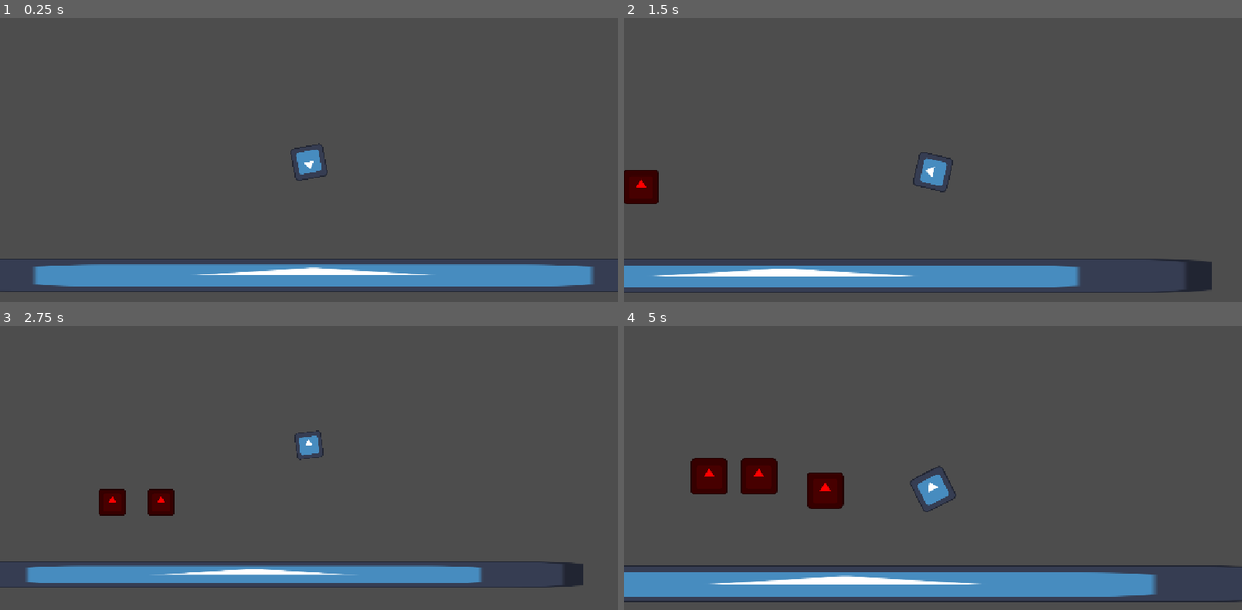
Above: before the commit, frames 1-4 (two rows, left to right).
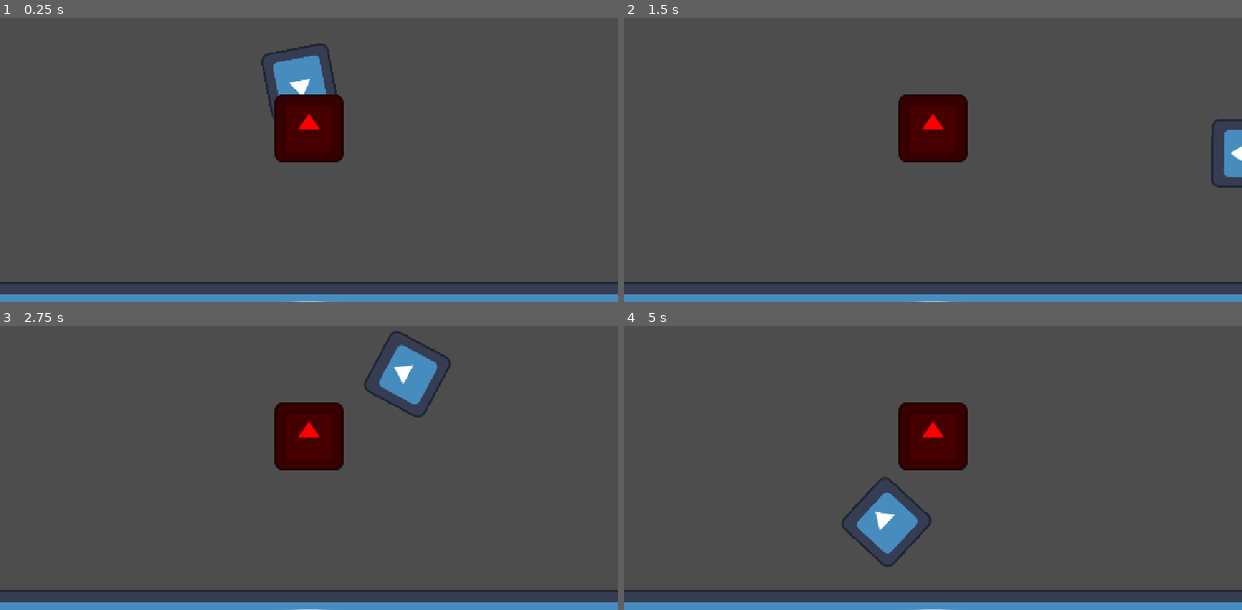
Above: after the commit, the same moments.

Repository: BlobberryTheBlob/sum-bs
Game: Godot game, scene res://Scenes/main.tscn
Same seed, same stepped clock (60 frames per second), same inputs: the game is played once before the commit and once after it. The engine's default icon, where the game draws it, is replaced by a stand-in: a white triangle on a blue panel in a dark square.
Inputs (mouse positions are in pixels of both pictures, inside the frame that each line leads up to):
- Up to frame 1 (0.25 s): no input
- Up to frame 2 (1.5 s): move the mouse to (1068, 111) at 0.52 s; click (1068, 111) at 0.6 s; move the mouse to (809, 145) at 1.27 s; click (809, 145) at 1.35 s
- Up to frame 3 (2.75 s): move the mouse to (370, 360) at 2.02 s; click (370, 360) at 2.1 s
- Up to frame 4 (5 s): move the mouse to (902, 504) at 2.77 s; click (902, 504) at 2.85 s; move the mouse to (1118, 487) at 3.52 s; click (1118, 487) at 3.6 s; move the mouse to (747, 385) at 4.27 s; click (747, 385) at 4.35 s

The runs differ from the first frame. In frame 1, 14% of the frame differs, in the area x 0-100%, y 8-100%; in frame 2, 14%; in frame 3, 14%; in frame 4, 18%, in the area x 0-100%, y 26-100%.
Error after the commit: Invalid access to property or key 'playerAlive' on a base object of type 'Camera2D'. (res://Scripts/enemy_spawner.gd:15)

Commit message:
commit 3

Diff:
--- a/Objects/enemy.tscn
+++ b/Objects/enemy.tscn
@@ -1,69 +1,133 @@
-[gd_scene format=3 uid="uid://dfp781m2mjv3w"]
+[gd_scene format=3 uid="uid://duauyfia0sjva"]
 
-[ext_resource type="Script" uid="uid://bytc3f08m0ejo" path="res://Scripts/enemybasic.gd" id="1_dnm5c"]
+[ext_resource type="Script" uid="uid://bytc3f08m0ejo" path="res://Scripts/enemy_basic.gd" id="1_dnm5c"]
 [ext_resource type="Texture2D" uid="uid://bea8q3ffrlcv7" path="res://icon.svg" id="2_d3xos"]
 
-[sub_resource type="CircleShape2D" id="CircleShape2D_ga3hk"]
-radius = 0.01
-
-[sub_resource type="Animation" id="Animation_1bvp3"]
+[sub_resource type="Animation" id="Animation_6bp64"]
 length = 0.001
 tracks/0/type = "value"
 tracks/0/imported = false
 tracks/0/enabled = true
-tracks/0/path = NodePath(".:metadata/floatyNum")
+tracks/0/path = NodePath("..:metadata/floatyNum")
 tracks/0/interp = 1
 tracks/0/loop_wrap = true
 tracks/0/keys = {
 "times": PackedFloat32Array(0),
 "transitions": PackedFloat32Array(1),
 "update": 0,
-"values": [0.0]
+"values": [25.0]
 }
 
-[sub_resource type="Animation" id="Animation_lquwl"]
-resource_name = "floatUpDown"
-length = 1.000004196469113
-loop_mode = 1
+[sub_resource type="Animation" id="Animation_d3xos"]
+resource_name = "floatDown"
+length = 0.500004181567952
 step = 0.041666668
 tracks/0/type = "value"
 tracks/0/imported = false
 tracks/0/enabled = true
-tracks/0/path = NodePath(".:metadata/floatyNum")
+tracks/0/path = NodePath("..:metadata/floatyNum")
 tracks/0/interp = 1
 tracks/0/loop_wrap = true
 tracks/0/keys = {
-"times": PackedFloat32Array(0, 0.5, 1),
+"times": PackedFloat32Array(0, 0.42, 0.5000042),
+"transitions": PackedFloat32Array(-2, -2, -2),
+"update": 0,
+"values": [-25.0, 200.0, -25.0]
+}
+tracks/1/type = "method"
+tracks/1/imported = false
+tracks/1/enabled = true
+tracks/1/path = NodePath("..")
+tracks/1/interp = 1
+tracks/1/loop_wrap = true
+tracks/1/keys = {
+"times": PackedFloat32Array(0.45833334),
+"transitions": PackedFloat32Array(1),
+"values": [{
+"args": [],
+"method": &"_set_init_y"
+}]
+}
+
+[sub_resource type="Animation" id="Animation_dnm5c"]
+resource_name = "floatUp"
+length = 0.500004181567952
+step = 0.041666668
+tracks/0/type = "value"
+tracks/0/imported = false
+tracks/0/enabled = true
+tracks/0/path = NodePath("..:metadata/floatyNum")
+tracks/0/interp = 1
+tracks/0/loop_wrap = true
+tracks/0/keys = {
+"times": PackedFloat32Array(0, 0.42, 0.5000042),
+"transitions": PackedFloat32Array(-0.5, -2, -2),
+"update": 0,
+"values": [25.0, -200.0, 25.0]
+}
+tracks/1/type = "method"
+tracks/1/imported = false
+tracks/1/enabled = true
+tracks/1/path = NodePath("..")
+tracks/1/interp = 1
+tracks/1/loop_wrap = true
+tracks/1/keys = {
+"times": PackedFloat32Array(0.45833334),
+"transitions": PackedFloat32Array(1),
+"values": [{
+"args": [],
+"method": &"_set_init_y"
+}]
+}
+
+[sub_resource type="Animation" id="Animation_344ge"]
+resource_name = "floatUpDown"
+length = 1.000004196469113
+step = 0.041666668
+tracks/0/type = "value"
+tracks/0/imported = false
+tracks/0/enabled = true
+tracks/0/path = NodePath("..:metadata/floatyNum")
+tracks/0/interp = 1
+tracks/0/loop_wrap = true
+tracks/0/keys = {
+"times": PackedFloat32Array(0, 0.5, 1.0000042),
 "transitions": PackedFloat32Array(-2, -2, -2),
 "update": 0,
 "values": [-25.0, 25.0, -25.0]
 }
 
-[sub_resource type="AnimationLibrary" id="AnimationLibrary_7mycd"]
+[sub_resource type="AnimationLibrary" id="AnimationLibrary_ynf5e"]
 _data = {
-&"RESET": SubResource("Animation_1bvp3"),
-&"floatUpDown": SubResource("Animation_lquwl")
+&"RESET": SubResource("Animation_6bp64"),
+&"floatDown": SubResource("Animation_d3xos"),
+&"floatUp": SubResource("Animation_dnm5c"),
+&"floatUpDown": SubResource("Animation_344ge")
 }
 
-[sub_resource type="CircleShape2D" id="CircleShape2D_6qx4q"]
+[sub_resource type="CircleShape2D" id="CircleShape2D_g7b7a"]
 radius = 64.07808
 
-[node name="Enemy" type="CharacterBody2D" unique_id=1267595146]
+[sub_resource type="CircleShape2D" id="CircleShape2D_gyc6d"]
+radius = 64.513565
+
+[node name="Enemy" type="Area2D" unique_id=1278229108]
 script = ExtResource("1_dnm5c")
-metadata/floatyNum = 0.0
+metadata/floatyNum = 25.0
 
-[node name="Sprite" type="Sprite2D" parent="." unique_id=292340198]
+[node name="Sprite2D" type="Sprite2D" parent="." unique_id=19397551]
 modulate = Color(1, 0, 0, 1)
 texture = ExtResource("2_d3xos")
 
-[node name="EnemyHurtbox" type="CollisionShape2D" parent="." unique_id=202891363]
-shape = SubResource("CircleShape2D_ga3hk")
+[node name="AnimationPlayer" type="AnimationPlayer" parent="." unique_id=25400323]
+root_node = NodePath("../EnemyHitbox")
+libraries/ = SubResource("AnimationLibrary_ynf5e")
 
-[node name="AnimationPlayer" type="AnimationPlayer" parent="." unique_id=1481380692]
-libraries/ = SubResource("AnimationLibrary_7mycd")
+[node name="EnemyHurtbox" type="CollisionShape2D" parent="." unique_id=96690519]
+shape = SubResource("CircleShape2D_g7b7a")
 
-[node name="EnemyHitbox" type="Area2D" parent="." unique_id=1549009021]
+[node name="EnemyHitbox" type="Area2D" parent="." unique_id=186563614]
 
-[node name="Hitbox" type="CollisionShape2D" parent="EnemyHitbox" unique_id=462777218]
-shape = SubResource("CircleShape2D_6qx4q")
-debug_color = Color(0.83137256, 0, 0, 0.41960785)
+[node name="Hitbox" type="CollisionShape2D" parent="EnemyHitbox" unique_id=1478009603]
+shape = SubResource("CircleShape2D_gyc6d")
+debug_color = Color(1, 0, 0, 0.41960785)
--- a/Objects/player.tscn
+++ b/Objects/player.tscn
@@ -16,9 +16,11 @@
 rotation = 1.5707964
 texture = ExtResource("2_i3pqv")
 
-[node name="CollisionShape2D" type="CollisionShape2D" parent="." unique_id=1579204098]
+[node name="CollisionShape2D" type="CollisionShape2D" parent="." unique_id=1498262280]
+visible = false
 rotation = 1.5707964
 shape = SubResource("CircleShape2D_g7b7a")
+debug_color = Color(0, 1, 0, 0.41960785)
 
 [node name="AttackArea" type="Area2D" parent="." unique_id=2013046129]
 rotation = 1.5707964
@@ -32,4 +34,11 @@
 position = Vector2(0, -255)
 scale = Vector2(0.82808256, 2.5896475)
 shape = SubResource("RectangleShape2D_gyc6d")
+debug_color = Color(0.98039216, 0, 0, 0.41960785)
 metadata/Attacking = false
+
+[node name="Hitbox" type="Area2D" parent="." unique_id=190524995]
+
+[node name="Hitbox" type="CollisionShape2D" parent="Hitbox" unique_id=1579204098]
+rotation = 1.5707964
+shape = SubResource("CircleShape2D_g7b7a")
--- a/Scenes/main.tscn
+++ b/Scenes/main.tscn
@@ -1,25 +1,30 @@
 [gd_scene format=3 uid="uid://kjto2x6yb3qa"]
 
 [ext_resource type="PackedScene" uid="uid://cshnytbiloyfi" path="res://Objects/enemy_spawner.tscn" id="1_lquwl"]
+[ext_resource type="PackedScene" uid="uid://et53qwiutbpp" path="res://Scenes/gameUI.tscn" id="2_6bp64"]
 [ext_resource type="PackedScene" uid="uid://c32rnho70qih3" path="res://Objects/player.tscn" id="2_7mycd"]
 [ext_resource type="Texture2D" uid="uid://bea8q3ffrlcv7" path="res://icon.svg" id="2_lquwl"]
 [ext_resource type="Script" uid="uid://c4gukc0nhmpu3" path="res://Scripts/target.gd" id="3_7mycd"]
-[ext_resource type="Script" uid="uid://bhocna7jtt7hr" path="res://Scripts/player_camera_control.gd" id="4_lquwl"]
+[ext_resource type="Script" uid="uid://bhocna7jtt7hr" path="res://Scripts/camera_control.gd" id="4_lquwl"]
+[ext_resource type="PackedScene" uid="uid://duauyfia0sjva" path="res://Objects/enemy.tscn" id="6_21xkr"]
 
 [sub_resource type="RectangleShape2D" id="RectangleShape2D_g7b7a"]
 size = Vector2(3136, 128)
 
 [node name="Node2D" type="Node2D" unique_id=1291485210]
 
+[node name="Camera2D" type="Camera2D" parent="." unique_id=179631086]
+script = ExtResource("4_lquwl")
+
+[node name="Ui" parent="Camera2D" unique_id=1343060380 instance=ExtResource("2_6bp64")]
+z_index = 15
+size_flags_horizontal = 4
+size_flags_vertical = 4
+
 [node name="EnemySpawner" parent="." unique_id=270166011 instance=ExtResource("1_lquwl")]
 
 [node name="Player" parent="." unique_id=274681223 instance=ExtResource("2_7mycd")]
 position = Vector2(-17, -115)
-
-[node name="Camera2D" type="Camera2D" parent="." unique_id=883147828]
-zoom = Vector2(0.7, 0.7)
-limit_smoothed = true
-script = ExtResource("4_lquwl")
 
 [node name="Target" type="Node2D" parent="." unique_id=1967459220]
 script = ExtResource("3_7mycd")
@@ -33,3 +38,5 @@
 
 [node name="CollisionShape2D" type="CollisionShape2D" parent="Ground" unique_id=329566780]
 shape = SubResource("RectangleShape2D_g7b7a")
+
+[node name="Enemy" parent="." unique_id=1278229108 instance=ExtResource("6_21xkr")]
--- a/Scripts/enemy_spawner.gd
+++ b/Scripts/enemy_spawner.gd
@@ -1,18 +1,18 @@
 extends Node2D
 var rng = RandomNumberGenerator.new()
-const ENEMY = preload("uid://dfp781m2mjv3w")
+const ENEMY = preload("res://Objects/enemy.tscn")
 var instance
-var enemies = [preload("uid://dfp781m2mjv3w")]
-
+var enemies = [preload("res://Objects/enemy.tscn")]
 
 
 
 func _ready() -> void:
-	$Timer.timeout.connect(spawnEnemy)
+	$Timer.timeout.connect(_spawn_enemy)
 
 
 
-func spawnEnemy() -> void:
-	$Timer.wait_time = rng.randf_range(1, 4)
-	instance = ENEMY.instantiate()
-	$"..".add_child(instance)
+func _spawn_enemy() -> void:
+	if $"../Camera2D".playerAlive:
+		$Timer.wait_time = rng.randf_range(1, 4)
+		instance = ENEMY.instantiate()
+		$"..".add_child(instance)
--- a/Scripts/enemybasic.gd
+++ /dev/null
@@ -1,26 +0,0 @@
-extends CharacterBody2D
-@onready var initY = position.y
-var rng = RandomNumberGenerator.new()
-signal killed
-var speed
-
-func _ready() -> void:
-	position.x = $"../Player".position.x
-	var leftRight = rng.randi_range(0, 1)
-	position.x += -800 + (1600 * leftRight)
-	position.x += rng.randf_range(50, 300) * leftRight
-	$"AnimationPlayer".play("floatUpDown", -1, 1, false)
-	$"../Player/AttackArea".area_entered.connect(_die)
-	speed = rng.randf_range(50, 150)
-
-func _physics_process(delta: float) -> void:
-	position.x = move_toward(position.x, $'../Player'.position.x, speed * delta)
-	position.y = initY + get_meta("floatyNum")
-
-func _die(area: Area2D) -> void:
-	if area == $EnemyHitbox:
-		get_tree().paused = true
-		await get_tree().create_timer(0.1).timeout
-		get_tree().paused = false
-		killed.emit()
-		self.queue_free()
--- a/Scripts/player_camera_control.gd
+++ /dev/null
@@ -1,11 +0,0 @@
-extends Camera2D
-
-func _process(_delta: float) -> void:
-	position = Vector2($"../Player".position.x, get_distance($"../Player".position, $"../Ground".position)/2)
-	if $"../Player".position.y > -500:
-		zoom = Vector2(1.2-abs((get_distance($"../Player".position, $"../Ground".position)/2000) - 0.5), 1.2-abs(((get_distance($"../Player".position, $"../Ground".position)/2000) - 0.5))) #GEN what the fuck is the math behind ts
-	else:
-		zoom = Vector2(0.28, 0.28)
-
-func get_distance(pos1: Vector2, pos2: Vector2) -> float:
-	return pos1.y - pos2.y
--- a/Scripts/player_control.gd
+++ b/Scripts/player_control.gd
@@ -1,10 +1,10 @@
 extends CharacterBody2D
 var landing = false
-
+signal game_over
 
 func _ready() -> void:
 	$"AttackArea".set_meta("Attacking", false)
-	$"../EnemySpawner/Timer".timeout.connect(connectToEnemy)
+	$"../EnemySpawner/Timer".timeout.connect(_connect_to_enemy)
 	$"../Target".release.connect(_on_target_release)
 
 func _physics_process(delta: float) -> void:
@@ -13,13 +13,12 @@
 		look_at($"../Target".position)
 		landing = false
 	else:
-		land(delta)
+		_land(delta)
 	$"AttackArea".visible = $"AttackArea".get_meta("Attacking")
 	$"AttackArea/AttackHurtbox".disabled = not $"AttackArea".get_meta("Attacking")
-	print_debug(str(self.global_position.distance_to($"../Ground".global_position)))
 	move_and_slide()
 
-func land(delta) -> void:
+func _land(delta) -> void:
 	rotation_degrees = -90
 	if abs(velocity.x) > 100 and not $AttackArea.get_meta("Attacking"):
 		if velocity.x > 0:
@@ -45,16 +44,16 @@
 			await get_tree().create_timer(0.1).timeout
 			$"AttackArea".set_meta("Attacking", false)
 
-func connectToEnemy() -> void:
+func _connect_to_enemy() -> void:
 	var enemyPath = str($"../EnemySpawner".instance.get_path())
-	get_node(enemyPath).killed.connect(afterDieBoost)
+	get_node(enemyPath).killed.connect(_after_kill_boost)
+	get_node(enemyPath).area_entered.connect(_die)
 
 
-func afterDieBoost() -> void:
+func _after_kill_boost() -> void:
 	_on_target_release(Vector2(abs(velocity.x) + 1000, abs(velocity.y) + 1000), false)
 
-func getDirection(num: float) -> int:
-	if num >=  0:
-		return 1
-	else:
-		return -1
+func _die(area: Area2D) -> void:
+	if area == $Hitbox:
+		game_over.emit()
+		self.queue_free()
Not shown, removed: Scripts/enemybasic.gd.uid
Not shown, removed: Scripts/player_camera_control.gd.uid
